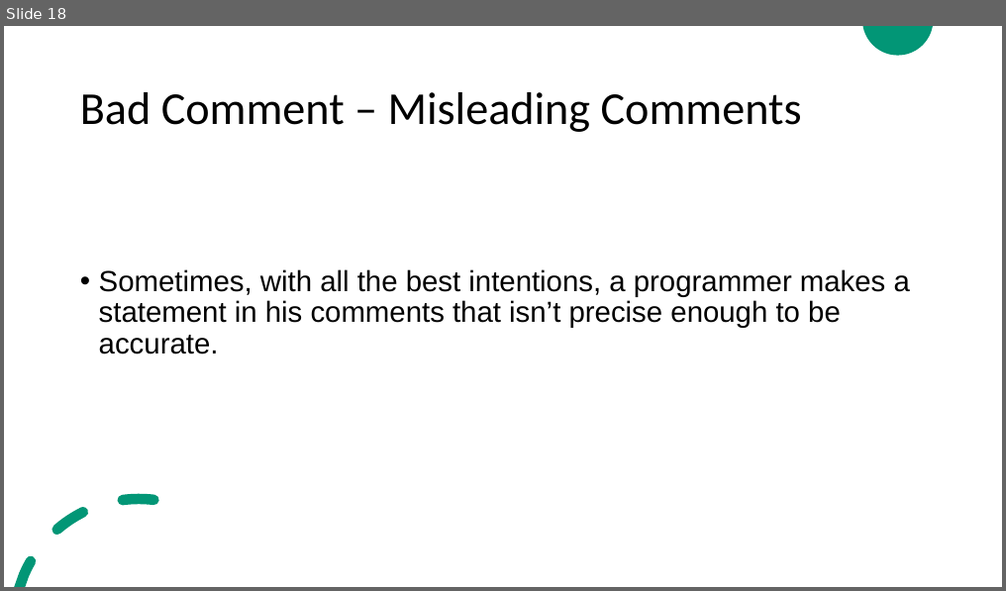
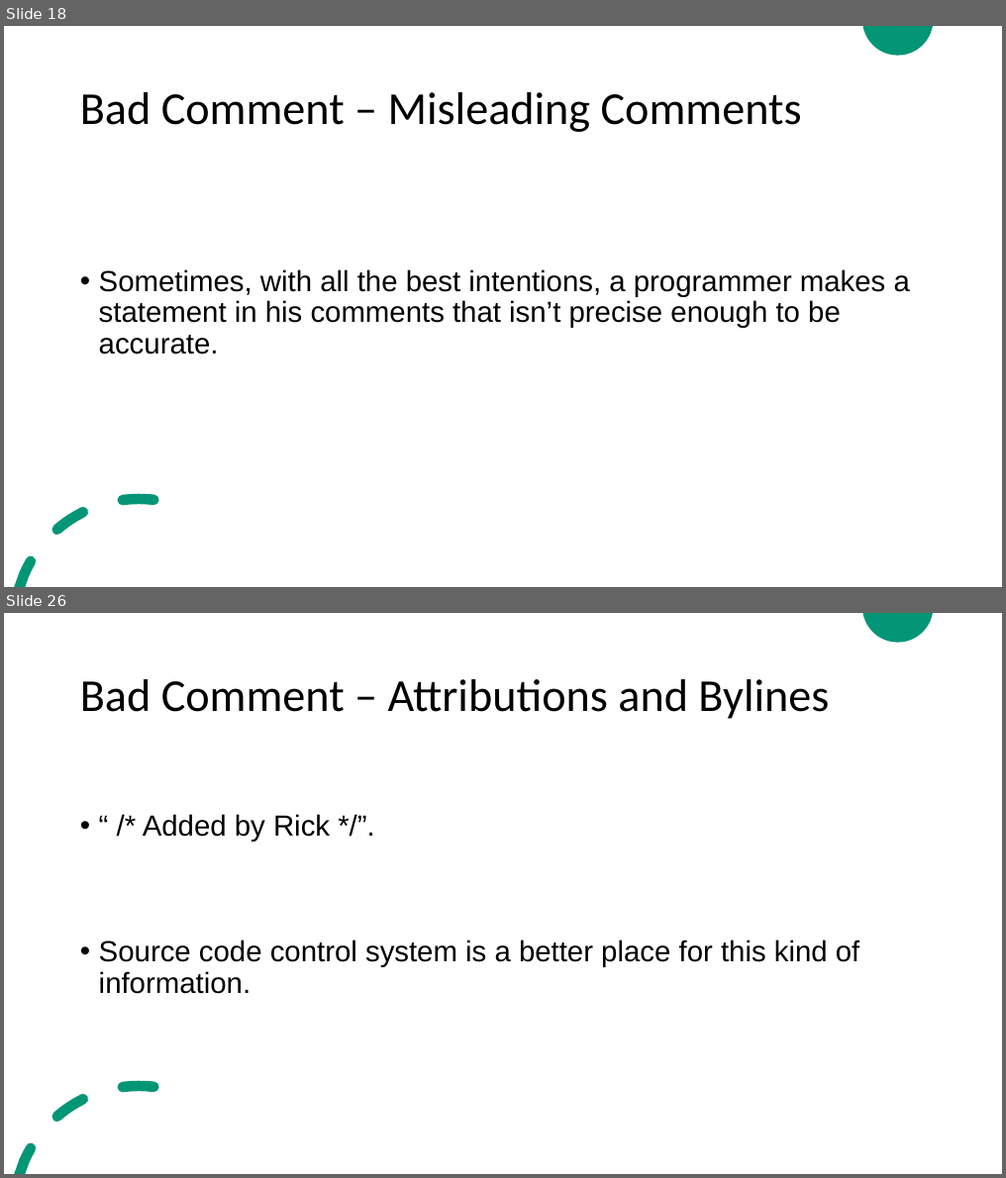
Before and after one commit to ZeinaZayed4/clean-code, a slide deck: Clean Code - Chapter 4.pptx. Shown one above the other, each under a label of ours: slide 18 before the commit, slides 18 and 26 after it; the slides between them are not shown. The pictures are 1006x591 and 1006x1178 pixels, drawn with LibreOffice and Linux fonts; fonts in the diff are those of the drawing. Boxes give left, top, right and bottom in pixels: in the first picture for what was removed or moved away, otherwise in the second. Text is boxed around its words. In the diff, an @@ line names an element or a change of style, - is before the commit and + after.

```diff
--- a/Clean Code - Chapter 4.pptx
+++ b/Clean Code - Chapter 4.pptx
@@ slide 26 added at [4,613,1002,1174], background #FFFFFF; not listed: 2 template elements that a slide beside it also shows @@
@@ title added at [80,679,829,719], 44 pt, text #000000 @@
+Bad Comment – Attributions and Bylines
@@ text added at [99,814,859,994], 28 pt, text #000000 @@
+• “ /* Added by Rick */”.
+• Source code control system is a better place for this kind of information.
```
Also in this commit, not shown: 14 other slides added.
